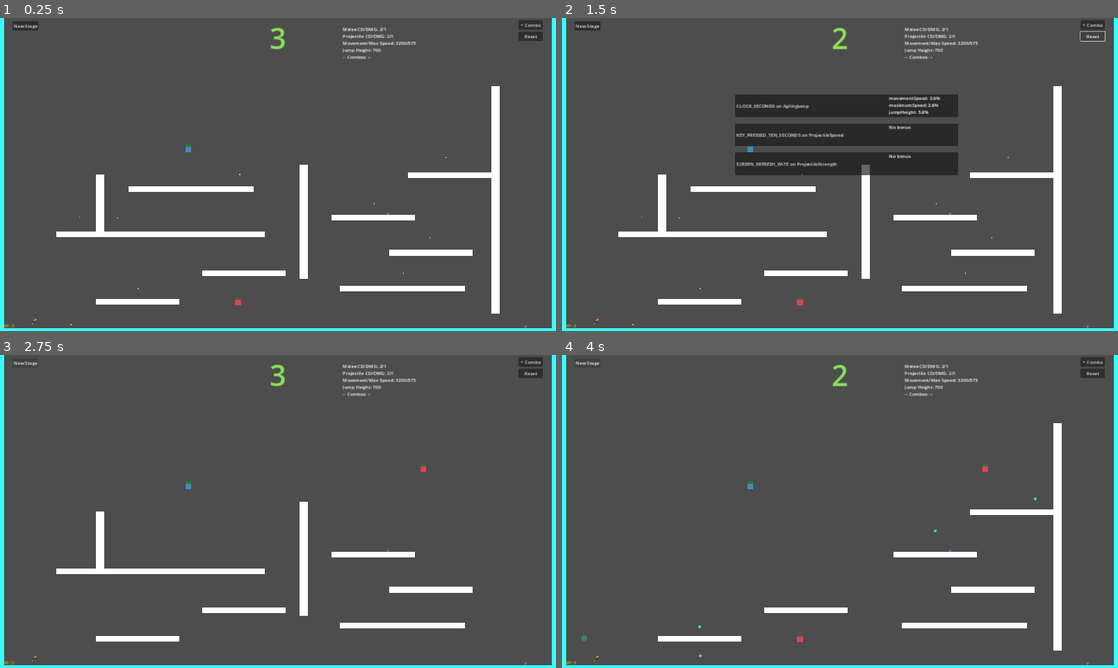
Above: before the commit, frames 1-4 (two rows, left to right).
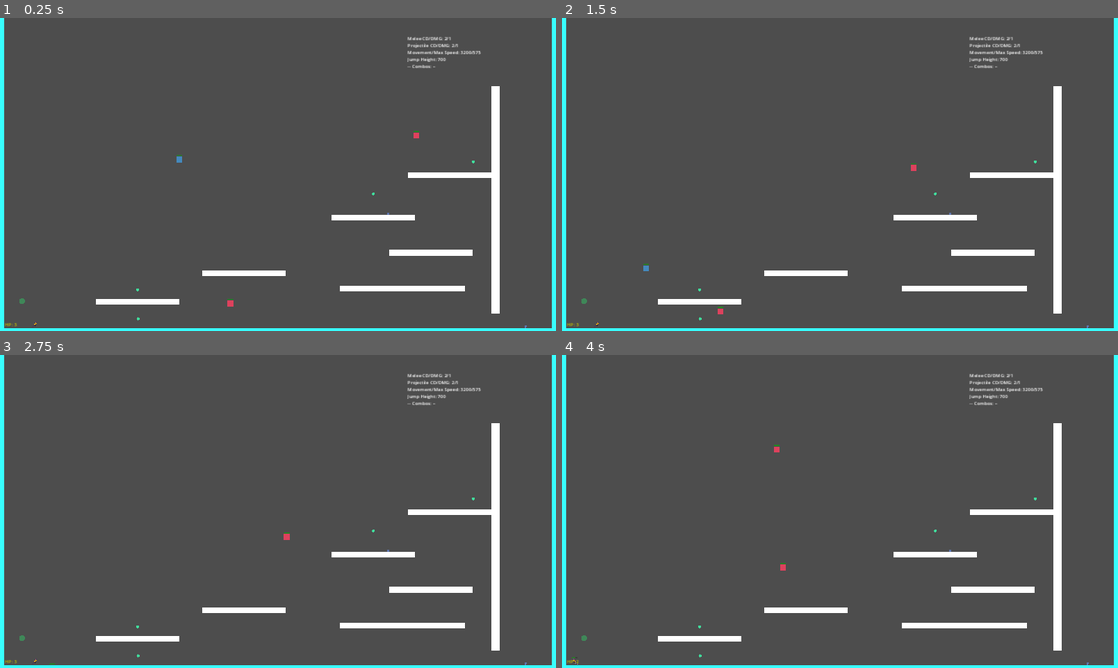
Above: after the commit, the same moments.

Repository: francoislg/broken-roguelike
Game: Godot game, scene res://Scene.tscn
The game is run twice, just before and just after one commit, with the same random seed, the same clock (stepped at 60 frames per second) and the same inputs.
Inputs (mouse positions are in pixels of both pictures, inside the frame that each line leads up to):
- Up to frame 1 (0.25 s): no input
- Up to frame 2 (1.5 s): click (1090, 24) at 0.5 s, where only the run before the commit has a clickable "+ Combo"; click (1090, 36) at 1.25 s, where only the run before the commit has a clickable "Reset"
- Up to frame 3 (2.75 s): click (27, 361) at 2 s, where only the run before the commit has a clickable "New Stage"
- Up to frame 4 (4 s): click (589, 361) at 2.75 s, where only the run before the commit has a clickable "New Stage"; tap Enter at 3.5 s; hold Right (RIGHT) from 3.53 s (still down); tap Down (FALL) at 3.6 s; tap Up (JUMP) at 3.77 s

The runs differ from the first frame. In frame 1, 3.2% of the frame differs, in the area x 0-98%, y 0-99%; in frame 2, 11%; in frame 3, 4.0%; in frame 4, 1.2%.
Error before the commit: Invalid access of index '2' on a base object of type: 'PackedStringArray'. (res://GlobalState.gd:148)
Error after the commit: Invalid access of index '2' on a base object of type: 'PackedStringArray'. (res://GlobalState.gd:150)

Commit message:
4 stages course implementation

Diff:
--- a/BindCameraToStageBounds.gd
+++ b/BindCameraToStageBounds.gd
@@ -1,7 +1,9 @@
 extends Camera2D
 
-@onready var Stage := %Stage
+@onready var StagesManager := %StagesManager
 
 func _ready():
-	limit_bottom = Stage.Bounds.Bottom
-	limit_right = Stage.Bounds.Right
+	StagesManager.connect("new_stage", func(stage):
+		limit_bottom = stage.Bounds.Bottom
+		limit_right = stage.Bounds.Right
+	)
--- a/Character/CharacterStatsDebug.gd
+++ b/Character/CharacterStatsDebug.gd
@@ -1,6 +1,6 @@
 extends RichTextLabel
 
-@onready var Character := $"../../Character"
+@onready var Character := %Character
 
 @onready var playerVariables = Character.CharacterStats.playerVariables
 
--- a/Combos/ComboMenu.tscn
+++ b/Combos/ComboMenu.tscn
@@ -76,6 +76,12 @@
 [node name="CanvasGroup" type="CanvasGroup"]
 script = SubResource("GDScript_20hiy")
 
+[node name="ColorRect" type="ColorRect" parent="."]
+offset_top = -85.0
+offset_right = 877.0
+offset_bottom = 371.0
+color = Color(0.807843, 0.72549, 0.996078, 0.584314)
+
 [node name="FirstChoice" parent="." instance=ExtResource("1_quoc2")]
 
 [node name="SecondChoice" parent="." instance=ExtResource("1_quoc2")]
@@ -85,3 +91,11 @@
 [node name="ThirdChoice" parent="." instance=ExtResource("1_quoc2")]
 offset_top = 227.0
 offset_bottom = 305.0
+
+[node name="Label" type="Label" parent="."]
+offset_left = 223.0
+offset_top = -64.0
+offset_right = 623.0
+offset_bottom = 8.0
+theme_override_font_sizes/font_size = 50
+text = "Choose a combo"
--- a/Combos/PlusComboDebug.gd
+++ b/Combos/PlusComboDebug.gd
@@ -1,17 +1,16 @@
 extends Button
 
-@onready var ComboMenu := $"../ComboMenu"
-@onready var Character := $"../../Character"
+@onready var ComboMenu := %ComboMenu
+@onready var Character := %Character
 
 func _ready():
 	ComboMenu.connect("combo_choice", on_combo_selected)
 
 func _on_pressed():
-	get_tree().paused = true
+	print_debug("OK")
 	ComboMenu.new_combos()
 	ComboMenu.show()
 
 func on_combo_selected(combo: Combos.Combo):
-	get_tree().paused = false
 	ComboMenu.hide()
 	Character.CharacterStats.add_combo(combo)
--- a/Combos/ResetComboDebug.gd
+++ b/Combos/ResetComboDebug.gd
@@ -1,6 +1,6 @@
 extends Button
 
-@onready var Character := $"../../Character"
+@onready var Character := %Character
 
 func _on_pressed():
 	Character.CharacterStats.reset_combos()
--- a/Enemies/Debug/DrawLineToRespawn.gd
+++ b/Enemies/Debug/DrawLineToRespawn.gd
@@ -8,14 +8,14 @@
 
 func _ready():
 	if Engine.is_editor_hint():
-		var selection: EditorSelection = EditorPlugin.new().get_editor_interface().get_selection()
+		var selection: EditorSelection = (EditorPlugin as Variant).new().get_editor_interface().get_selection()
 		selection.connect("selection_changed", on_selection_changed)
 
 func on_selection_changed():
 	parent = get_owner()
 	if parent:
 		var id = parent.get_instance_id();
-		var selection: EditorSelection = EditorPlugin.new().get_editor_interface().get_selection()
+		var selection: EditorSelection = (EditorPlugin as Variant).new().get_editor_interface().get_selection()
 		var nodes = selection.get_transformable_selected_nodes()
 		isParentSelected = id in nodes.map(func(node): return node.get_instance_id())
 		if isParentSelected:
--- a/GlobalState.gd
+++ b/GlobalState.gd
@@ -64,12 +64,14 @@
 	fastTimer.autostart = true
 	fastTimer.wait_time = 1
 	fastTimer.connect('timeout', fastUpdates)
+	call_deferred('add_child', fastTimer)
 
 	var slowTimer = Timer.new()
 	slowTimer.name = "slowTimer"
 	slowTimer.autostart = true
 	slowTimer.wait_time = 10
 	slowTimer.connect('timeout', slowUpdates)
+	call_deferred('add_child', slowTimer)
 
 func oneShotUpdates():
 	updateTotalRam()
--- a/PlayerMovement.gd
+++ b/PlayerMovement.gd
@@ -122,6 +122,20 @@
 	if velocity.x != 0:
 		sprite.set_flip_h(velocity.x < 0)
 
+func reset():
+	movement_stopped = false
+	buffered_frames_jump = 0
+	jump_touched_a_wall = false
+	canAttack = true
+	justUsedFallAttack = false
+	isOnDamageCooldown = false
+	_on_timer_movement_stopped()
+	_on_timer_attackcooldown_stopped()
+	update_attackcooldown_bar()
+	velocity.x = 0
+	velocity.y = 0
+	visible = true
+
 func stopMovementFor(time: float):
 	movementStoppedTimer.wait_time = time
 	movementStoppedTimer.start()
--- a/Scene.tscn
+++ b/Scene.tscn
@@ -1,10 +1,10 @@
 [gd_scene load_steps=13 format=3 uid="uid://6uiqgf5rqvoe"]
 
-[ext_resource type="PackedScene" uid="uid://ysjgoyjkxmlw" path="res://Stages/Stage1.tscn" id="1_hj8et"]
 [ext_resource type="Script" path="res://DebugGameVariables.gd" id="1_pwqor"]
-[ext_resource type="Script" path="res://Scenes/SceneManager.gd" id="1_unev7"]
 [ext_resource type="PackedScene" uid="uid://c74ialgxy2ab7" path="res://Player.tscn" id="2_aembg"]
 [ext_resource type="Script" path="res://BindCameraToStageBounds.gd" id="4_l88su"]
+[ext_resource type="Script" path="res://Scenes/StagesManager.gd" id="5_kj1ve"]
+[ext_resource type="PackedScene" uid="uid://o58dvho4eff1" path="res://UI/Course.tscn" id="6_5onm0"]
 [ext_resource type="Script" path="res://UI/Countdown.gd" id="6_hmbah"]
 [ext_resource type="Script" path="res://Character/CharacterStatsDebug.gd" id="7_hgrfn"]
 [ext_resource type="PackedScene" uid="uid://d32ur33isn5en" path="res://Combos/ComboMenu.tscn" id="7_pickd"]
@@ -15,9 +15,6 @@
 
 [node name="Scene" type="Node2D"]
 
-[node name="Stage" parent="." instance=ExtResource("1_hj8et")]
-unique_name_in_owner = true
-
 [node name="Debug Variables" type="RichTextLabel" parent="."]
 visible = false
 offset_left = 49.0
@@ -32,28 +29,78 @@
 position = Vector2(118, 1033)
 
 [node name="MainCamera" type="Camera2D" parent="Character"]
+process_mode = 3
 process_callback = 0
 limit_left = 0
 limit_top = 0
 position_smoothing_enabled = true
 script = ExtResource("4_l88su")
 
-[node name="SceneManager" type="Node" parent="."]
-process_mode = 3
-script = ExtResource("1_unev7")
-
 [node name="UI Stuff" type="CanvasLayer" parent="."]
 process_mode = 3
 
-[node name="Countdown" type="RichTextLabel" parent="UI Stuff"]
-unique_name_in_owner = true
-visible = false
+[node name="CourseUI" type="Control" parent="UI Stuff"]
+unique_name_in_owner = true
+layout_mode = 3
+anchors_preset = 15
+anchor_right = 1.0
+anchor_bottom = 1.0
+grow_horizontal = 2
+grow_vertical = 2
+
+[node name="Background" type="ColorRect" parent="UI Stuff/CourseUI"]
+layout_mode = 1
+anchors_preset = 15
+anchor_right = 1.0
+anchor_bottom = 1.0
+grow_horizontal = 2
+grow_vertical = 2
+color = Color(0.419608, 0.419608, 0.419608, 0.686275)
+
+[node name="Course" parent="UI Stuff/CourseUI" instance=ExtResource("6_5onm0")]
+layout_mode = 1
+anchors_preset = 5
+anchor_top = 0.0
+anchor_bottom = 0.0
+offset_left = -273.0
+offset_top = 93.0
+offset_right = 273.0
+offset_bottom = 227.0
+grow_vertical = 1
+
+[node name="ColorRect" type="ColorRect" parent="UI Stuff/CourseUI/Course"]
+layout_mode = 1
+anchors_preset = 15
+anchor_right = 1.0
+anchor_bottom = 1.0
+offset_left = -76.0
+offset_top = -18.0
+offset_right = 76.0
+offset_bottom = 18.0
+grow_horizontal = 2
+grow_vertical = 2
+color = Color(0.733333, 1, 1, 0.223529)
+
+[node name="StageUI" type="Control" parent="UI Stuff"]
+unique_name_in_owner = true
+layout_mode = 3
+anchors_preset = 15
+anchor_right = 1.0
+anchor_bottom = 1.0
+grow_horizontal = 2
+grow_vertical = 2
+
+[node name="Countdown" type="RichTextLabel" parent="UI Stuff/StageUI"]
+unique_name_in_owner = true
+visible = false
+layout_mode = 1
 anchors_preset = 5
 anchor_left = 0.5
 anchor_right = 0.5
 offset_left = -105.0
+offset_top = 100.0
 offset_right = 105.0
-offset_bottom = 152.0
+offset_bottom = 252.0
 grow_horizontal = 2
 theme_override_colors/default_color = Color(0.533333, 0.882353, 0.345098, 1)
 theme_override_font_sizes/normal_font_size = 100
@@ -63,63 +110,92 @@
 shortcut_keys_enabled = false
 script = ExtResource("6_hmbah")
 
-[node name="CharacterDebugText" type="RichTextLabel" parent="UI Stuff"]
-offset_left = 1183.0
-offset_top = 26.0
-offset_right = 1525.0
-offset_bottom = 456.0
+[node name="CharacterDebugText" type="RichTextLabel" parent="UI Stuff/StageUI"]
+layout_mode = 1
+anchors_preset = 1
+anchor_left = 1.0
+anchor_right = 1.0
+offset_left = -513.0
+offset_top = 58.0
+offset_right = -171.0
+offset_bottom = 488.0
+grow_horizontal = 0
 text = "Player Stats"
 autowrap_mode = 0
 script = ExtResource("7_hgrfn")
 
-[node name="ComboMenu" parent="UI Stuff" instance=ExtResource("7_pickd")]
+[node name="Hp Label" type="Label" parent="UI Stuff/StageUI"]
+modulate = Color(0.756863, 0.756863, 0, 1)
+layout_mode = 1
+anchors_preset = 2
+anchor_top = 1.0
+anchor_bottom = 1.0
+offset_left = 17.0
+offset_top = -34.0
+offset_right = 57.0
+offset_bottom = -11.0
+grow_vertical = 0
+script = ExtResource("10_ypa48")
+
+[node name="PauseMenu" type="Control" parent="UI Stuff/StageUI"]
 process_mode = 2
-position = Vector2(552, 237)
-
-[node name="NewComboButtom" type="Button" parent="UI Stuff"]
-process_mode = 3
-anchors_preset = 5
-anchor_left = 0.5
-anchor_right = 0.5
-offset_left = 831.0
-offset_top = 8.0
-offset_right = 915.0
+visible = false
+anchors_preset = 0
+offset_right = 40.0
 offset_bottom = 40.0
-grow_horizontal = 2
-text = "+ Combo
+
+[node name="Reset Stage" type="Button" parent="UI Stuff/StageUI/PauseMenu"]
+process_mode = 2
+layout_mode = 1
+offset_left = 40.0
+offset_top = 31.0
+offset_right = 141.0
+offset_bottom = 62.0
+text = "New Course"
+script = ExtResource("10_uqdk8")
+
+[node name="ResetCombosButton" type="Button" parent="UI Stuff/StageUI/PauseMenu"]
+layout_mode = 1
+anchors_preset = 1
+anchor_left = 1.0
+anchor_right = 1.0
+offset_left = 1749.0
+offset_top = 64.0
+offset_right = 1833.0
+offset_bottom = 96.0
+grow_horizontal = 0
+text = "Reset Combos"
+script = ExtResource("9_u0v3h")
+
+[node name="NewComboButtom" type="Button" parent="UI Stuff/StageUI/PauseMenu"]
+layout_mode = 1
+anchors_preset = 1
+anchor_left = 1.0
+anchor_right = 1.0
+offset_left = 1749.0
+offset_top = 28.0
+offset_right = 1833.0
+offset_bottom = 60.0
+grow_horizontal = 0
+text = "+ Combo Cheat
 "
 script = ExtResource("8_avcs3")
 
-[node name="ResetCombosButton" type="Button" parent="UI Stuff"]
+[node name="ComboMenu" parent="UI Stuff" instance=ExtResource("7_pickd")]
+unique_name_in_owner = true
+process_mode = 2
+visible = false
+position = Vector2(500, 365)
+
+[node name="Stages" type="Node" parent="."]
+
+[node name="StagesManager" type="Node" parent="."]
+unique_name_in_owner = true
 process_mode = 3
-anchors_preset = 5
-anchor_left = 0.5
-anchor_right = 0.5
-offset_left = 831.0
-offset_top = 47.0
-offset_right = 915.0
-offset_bottom = 79.0
-grow_horizontal = 2
-text = "Reset"
-script = ExtResource("9_u0v3h")
-
-[node name="Hp Label" type="Label" parent="UI Stuff"]
-modulate = Color(0.756863, 0.756863, 0, 1)
-offset_left = 8.0
-offset_top = 1049.0
-offset_right = 48.0
-offset_bottom = 1072.0
-script = ExtResource("10_ypa48")
-
-[node name="Reset Stage" type="Button" parent="UI Stuff"]
-offset_left = 43.0
-offset_top = 11.0
-offset_right = 133.0
-offset_bottom = 42.0
-text = "New Stage"
-script = ExtResource("10_uqdk8")
-
-[connection signal="player_hit" from="Character" to="UI Stuff/Hp Label" method="_on_character_player_hit"]
-[connection signal="pressed" from="UI Stuff/NewComboButtom" to="UI Stuff/NewComboButtom" method="_on_pressed"]
-[connection signal="pressed" from="UI Stuff/ResetCombosButton" to="UI Stuff/ResetCombosButton" method="_on_pressed"]
-[connection signal="pressed" from="UI Stuff/Reset Stage" to="UI Stuff/Reset Stage" method="_on_pressed"]
+script = ExtResource("5_kj1ve")
+disable_countdown = true
+
+[connection signal="player_hit" from="Character" to="UI Stuff/StageUI/Hp Label" method="_on_character_player_hit"]
+[connection signal="pressed" from="UI Stuff/StageUI/PauseMenu/Reset Stage" to="UI Stuff/StageUI/PauseMenu/Reset Stage" method="_on_pressed"]
+[connection signal="pressed" from="UI Stuff/StageUI/PauseMenu/ResetCombosButton" to="UI Stuff/StageUI/PauseMenu/ResetCombosButton" method="_on_pressed"]
+[connection signal="pressed" from="UI Stuff/StageUI/PauseMenu/NewComboButtom" to="UI Stuff/StageUI/PauseMenu/NewComboButtom" method="_on_pressed"]
--- /dev/null
+++ b/Scenes/CourseConfiguration.gd
@@ -0,0 +1,5 @@
+class_name CourseConfiguration
+
+var StageConfiguration = preload("res://Stages/StageConfiguration.gd")
+
+var stages: Array[StageConfiguration]
--- a/Scenes/SceneManager.gd
+++ /dev/null
@@ -1,59 +0,0 @@
-extends Node
-
-# For debug purposes
-@export
-var disable_countdown = false
-
-@onready var Character := %Character
-@onready var Stage := %Stage
-@onready var Countdown := %Countdown
-
-func _ready():
-	var endDetected = false
-	Stage.connect("stage_win", func():
-		if not endDetected:
-			endDetected = true
-			Engine.time_scale = 0.2
-			doAfter(0.8, func():
-				Engine.time_scale = 1
-				var tree = get_tree()
-				tree.reload_current_scene()
-			)
-	)
-	Character.connect("player_hit", func(hp):
-		if not endDetected:
-			endDetected = true
-			if hp <= 0:
-				var tree = get_tree()
-				tree.paused = true
-
-				doAfter(1, func():
-					tree.paused = false
-					Engine.time_scale = 0.2
-					doAfter(0.8, func():
-						Engine.time_scale = 1
-						tree.reload_current_scene()
-					)
-				)
-	)
-	if !disable_countdown:
-		prepareStageStart()
-
-func prepareStageStart():
-	Countdown.connect("ready", func():
-		Countdown.connect("done", func():
-			var tree = get_tree()
-			tree.paused = false
-		)
-		var tree = get_tree()
-		tree.paused = true
-		Countdown.reset();
-	)
-
-func doAfter(wait_time: float, do: Callable):
-	var timer = Timer.new();
-	timer.autostart = true
-	timer.one_shot = true
-	timer.wait_time = wait_time
-	timer.connect('timeout', do)
-	add_child(timer)
--- /dev/null
+++ b/Scenes/StagesManager.gd
@@ -0,0 +1,163 @@
+extends Node
+
+signal new_course(course: CourseConfiguration)
+signal new_stage(stage: StageManager)
+signal new_current_stage_index(currentStageIndex: int)
+
+@export
+var disable_countdown = false
+
+@onready var Stage := $"../"
+@onready var Character := %Character
+@onready var CourseUI := %CourseUI
+@onready var StageUI := %StageUI
+@onready var ComboMenu := %ComboMenu
+@onready var Countdown := %Countdown
+@onready var Stages = $"../Stages"
+@onready var PauseMenu = %StageUI/PauseMenu
+var stages = [
+	preload("res://Stages/Stage1.tscn")
+]
+var stageInstances: Array[StageManager] = []
+
+var course: CourseConfiguration
+var currentStage: StageManager
+var currentStageIndex = 0
+
+var isPaused = false
+var isInGame = false
+
+func _ready():
+	Countdown.connect("done", func():
+		var tree = get_tree()
+		tree.paused = false
+		isInGame = true
+	)
+	reset_course()
+	prepare_next_stage()
+	start_stage_countdown()
+
+func create_random_config():
+	var stageIndex = randi_range(0, stages.size() - 1)
+	var stage: StageManager = stages[stageIndex].instantiate()
+	stageInstances.append(stage)
+	var selectedStage: StageManager = stage
+	var arrayOfSupportedTypes = selectedStage.get_supported_types()
+
+	var config = StageConfiguration.new()
+	config.type = arrayOfSupportedTypes[randi_range(0, arrayOfSupportedTypes.size() - 1)]
+	config.index = stageIndex
+	return config
+
+func reset_course():
+	finish_stage()
+	currentStageIndex = 0
+	stageInstances = []
+	var courseConfig = CourseConfiguration.new()
+	courseConfig.stages.append_array([
+		create_random_config(),
+		create_random_config(),
+		create_random_config(),
+		create_random_config(),
+	])
+	course = courseConfig
+	emit_signal('new_course', courseConfig)
+
+func prepare_next_stage():
+	StageUI.visible = false
+	CourseUI.visible = true
+
+	var config = course.stages[currentStageIndex];
+	currentStage = stageInstances[currentStageIndex]
+	currentStage.connect("ready", func():
+		Character.reset()
+		currentStage.prepare_specific_stage(config)
+		emit_signal("new_current_stage_index", currentStageIndex)
+		emit_signal("new_stage", currentStage)
+	)
+
+	Stages.add_child(currentStage)
+
+func start_stage_countdown():
+	if disable_countdown:
+		isInGame = true
+		start_stage()
+	else:
+		var tree = get_tree()
+		tree.paused = true
+		doAfter(5, start_stage)
+
+func start_stage():
+	StageUI.visible = true
+	CourseUI.visible = false
+
+	var endDetected = false
+	currentStage.connect("stage_win", func():
+		if not endDetected:
+			endDetected = true
+			Engine.time_scale = 0.2
+			doAfter(0.8, func():
+				Engine.time_scale = 1
+				currentStageIndex += 1
+
+				if currentStageIndex >= stageInstances.size():
+					disable_countdown = false
+					reset_course()
+				else:
+					disable_countdown = true
+					finish_stage()
+
+				prepare_next_stage()
+				show_combos()
+			)
+	)
+	Character.connect("player_hit", func(hp):
+		if not endDetected:
+			endDetected = true
+			if hp <= 0:
+				isInGame = false
+				var tree = get_tree()
+				tree.paused = true
+
+				doAfter(1, func():
+					tree.paused = false
+					Engine.time_scale = 0.2
+					doAfter(0.8, func():
+						Engine.time_scale = 1
+						tree.reload_current_scene()
+					)
+				)
+	)
+	if !disable_countdown:
+		Countdown.reset();
+
+func show_combos():
+	get_tree().paused = true
+	ComboMenu.new_combos()
+	ComboMenu.show()
+	ComboMenu.connect("combo_choice", after_combo_selection)
+
+func after_combo_selection(_combo):
+	get_tree().paused = false
+	ComboMenu.disconnect("combo_choice", after_combo_selection)
+	start_stage_countdown();
+
+func finish_stage():
+	if currentStage:
+		isInGame = false
+		Stages.remove_child(currentStage)
+		currentStage = null
+
+func doAfter(wait_time: float, do: Callable):
+	var timer = Timer.new();
+	timer.autostart = true
+	timer.one_shot = true
+	timer.wait_time = wait_time
+	timer.connect('timeout', do)
+	add_child(timer)
+
+func _process(_f):
+	if isInGame and Input.is_action_just_pressed("PAUSE"):
+		isPaused = !isPaused
+		PauseMenu.visible = isPaused
+		get_tree().paused = isPaused
--- a/Stages/BaseStage.tscn
+++ b/Stages/BaseStage.tscn
@@ -22,7 +22,6 @@
 
 [node name="Stage" type="Node"]
 script = ExtResource("1_b623s")
-bounds = Vector2(0, 0)
 
 [node name="StartingPoint" type="Node2D" parent="."]
 
--- /dev/null
+++ b/Stages/StageConfiguration.gd
@@ -0,0 +1,6 @@
+class_name StageConfiguration
+
+var StageTypes = preload("res://Stages/StageTypes.gd")
+
+var index: int
+var type: StageTypes.types
--- a/Stages/StageManager.gd
+++ b/Stages/StageManager.gd
@@ -1,5 +1,7 @@
 @tool
 extends Node
+
+class_name StageManager
 
 signal stage_win
 
@@ -14,7 +16,7 @@
 @onready var Enemies := $Enemies
 @onready var Props := $Props
 @onready var Walls := $Walls
-@onready var Character := %Character
+@onready var Character := $"/root/Scene/Character"
 @onready var StartingPoint := $StartingPoint
 @onready var StagesBehaviors := {
 	StageTypes.types.Coins: $Behaviors/CoinStage,
@@ -41,17 +43,16 @@
 func _ready():
 	set_visibility_for_stage_type(StageTypes.types.Coins | StageTypes.types.Waves | StageTypes.types.CaptureTheFlag | StageTypes.types.AreaControl)
 
-	if Engine.is_editor_hint():
-		return
-
-	var arrayOfSupportedTypes = [
+func get_supported_types():
+	return [
 		StageTypes.types.Coins if supported_types & StageTypes.types.Coins != 0 else 0,
 		StageTypes.types.Waves if supported_types & StageTypes.types.Waves != 0 else 0,
 		StageTypes.types.CaptureTheFlag if supported_types & StageTypes.types.CaptureTheFlag != 0 else 0,
 		StageTypes.types.AreaControl if supported_types & StageTypes.types.AreaControl != 0 else 0,
 	].filter(func(type): return type != 0)
 
-	currentType = arrayOfSupportedTypes[randi_range(0, arrayOfSupportedTypes.size() - 1)]
+func prepare_specific_stage(config: StageConfiguration):
+	currentType = config.type
 	currentBehavior = StagesBehaviors[currentType]
 	set_up_stage()
 	currentBehavior.do_ready()
@@ -99,4 +100,5 @@
 
 func _process(delta):
 	if not Engine.is_editor_hint():
-		currentBehavior.do_process(delta)
+		if currentBehavior:
+			currentBehavior.do_process(delta)
--- a/UI/Countdown.gd
+++ b/UI/Countdown.gd
@@ -7,7 +7,7 @@
 var timer: Timer
 var time: int = reset_time;
 
-func _ready():
+func _init():
 	timer = Timer.new()
 	timer.connect('timeout', countdown)
 	timer.wait_time = 1
@@ -17,14 +17,19 @@
 	time = reset_time
 	timer.start()
 	visible = true
+	update_text()
 
 func countdown():
 	time -= 1
+	update_text()
+	if time == 0:
+		emit_signal("done")
+	elif time < -seconds_to_display_go:
+		visible = false
+		timer.stop()
+
+func update_text():
 	if time > 0:
 		set_text("[center]%s[/center]" % time)
 	elif time == 0:
 		set_text("[center]GO![/center]")
-		emit_signal("done")
-	elif time < -seconds_to_display_go:
-		visible = false
-		timer.stop()
--- /dev/null
+++ b/UI/Course.tscn
@@ -0,0 +1,76 @@
+[gd_scene load_steps=3 format=3 uid="uid://o58dvho4eff1"]
+
+[ext_resource type="Script" path="res://UI/CourseUI.gd" id="1_6vtyu"]
+[ext_resource type="PackedScene" uid="uid://rjalhsmiych4" path="res://UI/CourseStage.tscn" id="2_744da"]
+
+[node name="CourseUI" type="Control"]
+layout_direction = 1
+layout_mode = 3
+anchors_preset = 8
+anchor_left = 0.5
+anchor_top = 0.5
+anchor_right = 0.5
+anchor_bottom = 0.5
+offset_left = -296.5
+offset_top = -108.5
+offset_right = 296.5
+offset_bottom = 108.5
+grow_horizontal = 2
+grow_vertical = 2
+script = ExtResource("1_6vtyu")
+
+[node name="CourseStage1" parent="." instance=ExtResource("2_744da")]
+layout_mode = 1
+anchors_preset = 2
+anchor_top = 1.0
+anchor_bottom = 1.0
+offset_top = -40.0
+grow_vertical = 0
+
+[node name="CourseStage2" parent="." instance=ExtResource("2_744da")]
+layout_mode = 1
+anchors_preset = 2
+anchor_top = 1.0
+anchor_bottom = 1.0
+offset_left = 140.0
+offset_top = -40.0
+offset_right = 180.0
+grow_vertical = 0
+
+[node name="CourseStage3" parent="." instance=ExtResource("2_744da")]
+layout_mode = 1
+anchors_preset = 3
+anchor_left = 1.0
+anchor_top = 1.0
+anchor_right = 1.0
+anchor_bottom = 1.0
+offset_left = -180.0
+offset_top = -40.0
+offset_right = -140.0
+grow_horizontal = 0
+grow_vertical = 0
+
+[node name="CourseStage4" parent="." instance=ExtResource("2_744da")]
+layout_mode = 1
+anchors_preset = 3
+anchor_left = 1.0
+anchor_top = 1.0
+anchor_right = 1.0
+anchor_bottom = 1.0
+offset_left = -40.0
+offset_top = -40.0
+grow_horizontal = 0
+grow_vertical = 0
+
+[node name="Label" type="Label" parent="."]
+layout_mode = 1
+anchors_preset = 5
+anchor_left = 0.5
+anchor_right = 0.5
+offset_left = -149.0
+offset_right = 149.0
+offset_bottom = 72.0
+grow_horizontal = 2
+theme_override_font_sizes/font_size = 50
+text = "Your Course"
+horizontal_alignment = 1
--- /dev/null
+++ b/UI/CourseStage.gd
@@ -0,0 +1,27 @@
+@tool
+extends Control
+
+class_name CourseStage
+
+@onready var StageNum = $"StageNum"
+@onready var StageType = $"StageType"
+@onready var Selected = $"Selected"
+
+var typesMap = {
+	StageTypes.types.AreaControl: 'AreaControl',
+	StageTypes.types.CaptureTheFlag: 'Flag',
+	StageTypes.types.Coins: 'Coins',
+	StageTypes.types.Waves: 'Waves'
+}
+
+func _ready():
+	if Engine.is_editor_hint():
+		StageNum.set_text("1")
+		StageType.set_text(typesMap[StageTypes.types.AreaControl])
+
+func set_config(config: StageConfiguration):
+	StageNum.set_text("%s" % (config.index + 1))
+	StageType.set_text(typesMap[config.type])
+
+func set_selected(selected: bool):
+	Selected.visible = selected
--- /dev/null
+++ b/UI/CourseStage.tscn
@@ -0,0 +1,46 @@
+[gd_scene load_steps=2 format=3 uid="uid://rjalhsmiych4"]
+
+[ext_resource type="Script" path="res://UI/CourseStage.gd" id="1_6f5s3"]
+
+[node name="CourseStage" type="Control"]
+layout_mode = 3
+anchors_preset = 0
+script = ExtResource("1_6f5s3")
+
+[node name="StageNum" type="Label" parent="."]
+layout_mode = 1
+anchors_preset = 7
+anchor_left = 0.5
+anchor_top = 1.0
+anchor_right = 0.5
+anchor_bottom = 1.0
+offset_left = -8.0
+offset_top = -26.0
+offset_right = 8.0
+grow_horizontal = 2
+grow_vertical = 0
+text = "1"
+horizontal_alignment = 1
+
+[node name="StageType" type="Label" parent="."]
+layout_mode = 1
+anchors_preset = 10
+anchor_right = 1.0
+offset_bottom = 26.0
+grow_horizontal = 2
+text = "AreaControl"
+horizontal_alignment = 1
+
+[node name="Selected" type="Label" parent="."]
+visible = false
+layout_mode = 1
+anchors_preset = 5
+anchor_left = 0.5
+anchor_right = 0.5
+offset_left = -20.0
+offset_top = 33.0
+offset_right = 20.0
+offset_bottom = 56.0
+grow_horizontal = 2
+text = "^"
+horizontal_alignment = 1
--- /dev/null
+++ b/UI/CourseUI.gd
@@ -0,0 +1,18 @@
+extends Control
+
+@onready var StagesManager = %StagesManager
+@onready var CourseStages: Array[CourseStage] = [$"CourseStage1", $"CourseStage2", $"CourseStage3", $"CourseStage4"]
+
+func _ready():
+	StagesManager.connect('new_current_stage_index', update_current_stage_index)
+	StagesManager.connect("new_course", update_course)
+
+func update_current_stage_index(stageIndex: int):
+	for i in CourseStages.size():
+		CourseStages[i].set_selected(stageIndex == i)
+	queue_redraw()
+
+func update_course(courseConfig: CourseConfiguration):
+	for i in CourseStages.size():
+		CourseStages[i].set_config(courseConfig.stages[i])
+	queue_redraw()
--- a/project.godot
+++ b/project.godot
@@ -55,6 +55,11 @@
 , Object(InputEventKey,"resource_local_to_scene":false,"resource_name":"","device":0,"window_id":0,"alt_pressed":false,"shift_pressed":false,"ctrl_pressed":false,"meta_pressed":false,"pressed":false,"keycode":0,"physical_keycode":83,"key_label":0,"unicode":0,"echo":false,"script":null)
 ]
 }
+PAUSE={
+"deadzone": 0.5,
+"events": [Object(InputEventKey,"resource_local_to_scene":false,"resource_name":"","device":-1,"window_id":0,"alt_pressed":false,"shift_pressed":false,"ctrl_pressed":false,"meta_pressed":false,"pressed":false,"keycode":0,"physical_keycode":4194305,"key_label":0,"unicode":0,"echo":false,"script":null)
+]
+}
 
 [layer_names]
 
Not shown, added: export_presets.cfg
